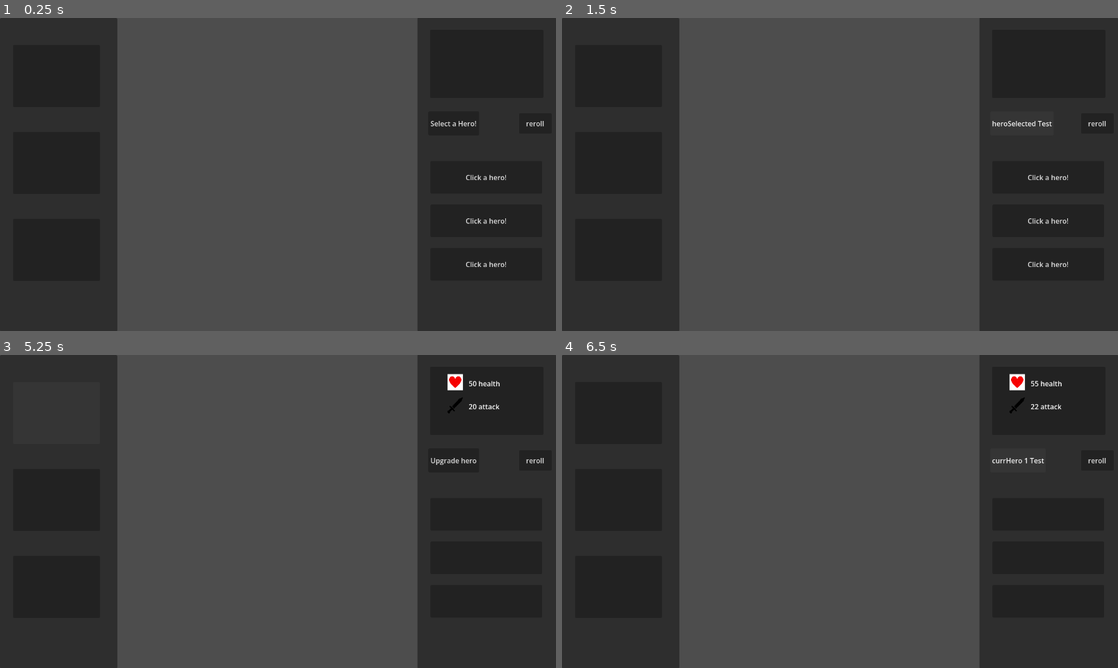
Above: before the commit, frames 1-4 (two rows, left to right).
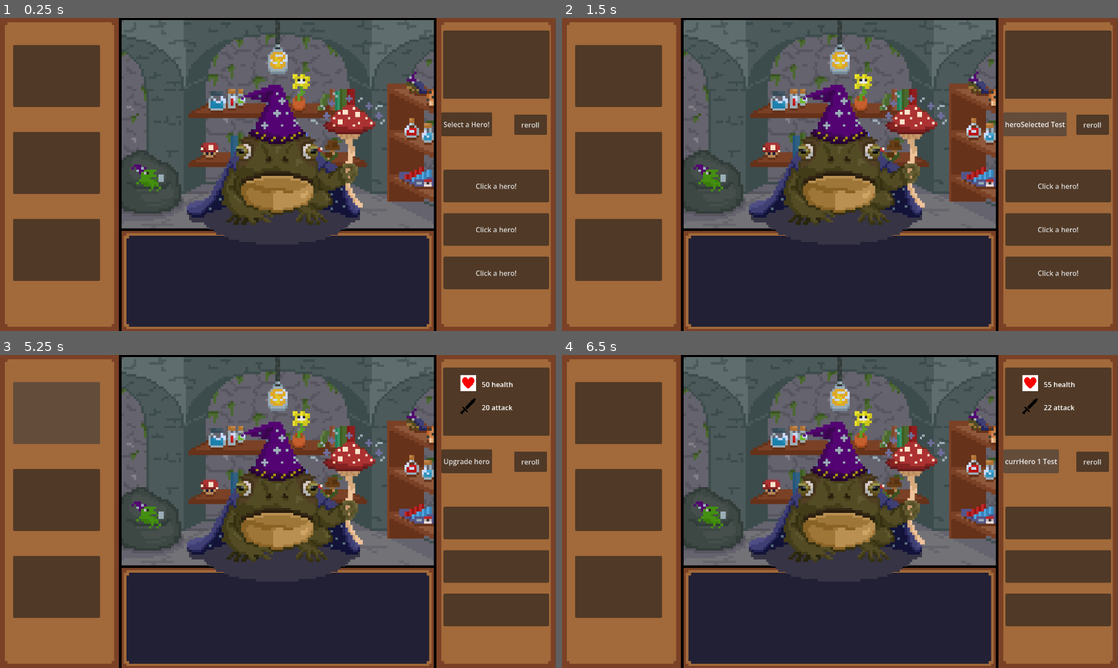
Above: after the commit, the same moments.

Repository: Kaeleb-Greene/dungeoneers-2
Game: Godot game, scene res://Scenes/shop.tscn
The game is run twice, just before and just after one commit, with the same random seed, the same clock (stepped at 60 frames per second) and the same inputs. This scene is started directly instead of the project's main scene.
Inputs (mouse positions are in pixels of both pictures, inside the frame that each line leads up to):
- Up to frame 1 (0.25 s): no input
- Up to frame 2 (1.5 s): click "Select a Hero!" at 0.5 s; click "heroSelected Test" at 1.25 s
- Up to frame 3 (5.25 s): click "Click a hero!" at 2 s; click "Click a hero!" at 2.75 s; click "Click a hero!" at 3.5 s; click "reroll" at 4.25 s; click (55, 414) at 5 s
- Up to frame 4 (6.5 s): click "Upgrade hero" at 5.75 s

The runs differ from the first frame. In frame 1, 87% of the frame differs, in the area x 0-100%, y 0-100%; in frame 2, 87%; in frame 3, 87%; in frame 4, 87%.

Commit message:
shopkeeper + background in shop

Diff:
--- a/Scenes/shop.tscn
+++ b/Scenes/shop.tscn
@@ -5,59 +5,67 @@
 [ext_resource type="Texture2D" uid="uid://kt8kslt44agj" path="res://Assets/Placeholders/placeholderSword.png" id="3_k6jq0"]
 [ext_resource type="Texture2D" uid="uid://o4s5bo78gru7" path="res://Assets/Placeholders/placeholderHealth.png" id="4_3ps1r"]
 [ext_resource type="Script" uid="uid://1i8qswv7jw5u" path="res://Scripts/pause_ui.gd" id="4_8kdgp"]
+[ext_resource type="Texture2D" uid="uid://sdwygerucufs" path="res://Assets/KeyArt/ShopMenu.png" id="7_s8dlv"]
+[ext_resource type="PackedScene" uid="uid://d044th6buajhx" path="res://Scenes/shopkeeper.tscn" id="7_ymrm4"]
 
 [node name="Node2D" type="Node2D" unique_id=1430072747]
+
+[node name="ShopMenu" type="Sprite2D" parent="." unique_id=121128836]
+position = Vector2(575.5, 324)
+scale = Vector2(5.7098217, 5.6406245)
+texture = ExtResource("7_s8dlv")
 
 [node name="Camera2D" type="Camera2D" parent="." unique_id=232994957]
 position = Vector2(576, 324)
 
 [node name="upgrades" type="Panel" parent="." unique_id=1164472576]
 process_mode = 3
-offset_left = 897.0
+self_modulate = Color(1, 1, 1, 0)
+offset_left = 934.0
 offset_top = -37.0
-offset_right = 1216.0
+offset_right = 934.0
 offset_bottom = 685.0
 script = ExtResource("1_k6jq0")
 
 [node name="abilityUpgrade1" type="Button" parent="upgrades" unique_id=418779002]
 layout_mode = 0
-offset_left = 30.0
-offset_top = 530.0
-offset_right = 287.0
-offset_bottom = 605.0
+offset_left = 23.0
+offset_top = 550.0
+offset_right = 266.0
+offset_bottom = 625.0
 text = "Click a hero!"
 
 [node name="abilityUpgrade2" type="Button" parent="upgrades" unique_id=1053079222]
 layout_mode = 0
-offset_left = 30.0
-offset_top = 430.0
-offset_right = 287.0
-offset_bottom = 505.0
+offset_left = 23.0
+offset_top = 450.0
+offset_right = 266.0
+offset_bottom = 525.0
 text = "Click a hero!"
 
 [node name="abilityUpgrade3" type="Button" parent="upgrades" unique_id=1864353907]
 layout_mode = 0
-offset_left = 30.0
-offset_top = 330.0
-offset_right = 287.0
-offset_bottom = 405.0
+offset_left = 23.0
+offset_top = 350.0
+offset_right = 266.0
+offset_bottom = 425.0
 text = "Click a hero!"
 
 [node name="reroll" type="Button" parent="upgrades" unique_id=416708368]
 layout_mode = 0
-offset_left = 234.0
-offset_top = 220.0
-offset_right = 309.0
-offset_bottom = 267.0
+offset_left = 186.0
+offset_top = 223.0
+offset_right = 261.0
+offset_bottom = 270.0
 text = "reroll
 "
 
 [node name="characterStats" type="Panel" parent="upgrades" unique_id=194009719]
 layout_mode = 0
-offset_left = 29.0
-offset_top = 28.0
-offset_right = 290.0
-offset_bottom = 185.0
+offset_left = 22.0
+offset_top = 30.0
+offset_right = 267.0
+offset_bottom = 187.0
 script = ExtResource("1_fgaav")
 
 [node name="upgradeHero" type="Button" parent="upgrades/characterStats" unique_id=407854011]
@@ -110,6 +118,7 @@
 
 [node name="heroes" type="Panel" parent="." unique_id=549266114]
 process_mode = 3
+self_modulate = Color(1, 1, 1, 0)
 offset_left = -64.0
 offset_top = -36.0
 offset_right = 206.0
@@ -237,6 +246,10 @@
 offset_bottom = 538.0
 text = "Exit
 "
+
+[node name="Shopkeeper" parent="." unique_id=1372749085 instance=ExtResource("7_ymrm4")]
+position = Vector2(594, 282)
+scale = Vector2(5.71, 5.641)
 
 [connection signal="mouse_entered" from="upgrades/characterStats/upgradeHero" to="upgrades/characterStats" method="_on_upgrade_hero_mouse_entered"]
 [connection signal="pressed" from="upgrades/characterStats/upgradeHero" to="upgrades" method="_on_upgrade_hero_pressed"]
--- a/Scripts/character_stats.gd
+++ b/Scripts/character_stats.gd
@@ -68,8 +68,9 @@
 			$healthStat.text = str(hero2Health * 1.10) + " health"
 		elif currHero == 3:
 			$upgradeHero.text = "currHero 3 test"
-			$attackStat.text = str(hero2Attack * 1.10) + " attack"
-			$healthStat.text = str(hero2Health * 1.10) + " health"
+			$attackStat.text = str(hero3Attack * 1.10) + " attack"
+			$healthStat.text = str(hero3Health * 1.10) + " health"
+			#make the upgrade button red or maybe a breaking animation?
 		else:
 			pass # raise an error
 	else:
@@ -79,7 +80,7 @@
 
 
 
-
+#MAKE THIS GREEN AND UNDO AFTER HOVER
 
 func _on_upgrade_hero_mouse_entered() -> void:
 	if currHero == 1:
